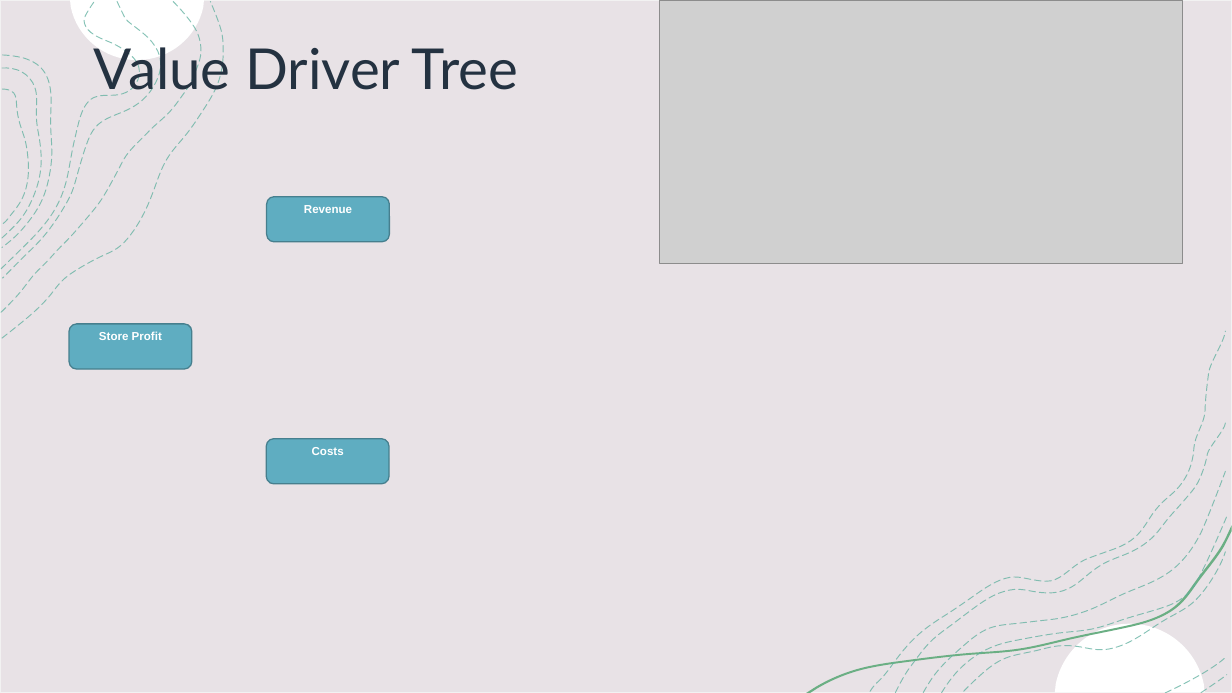
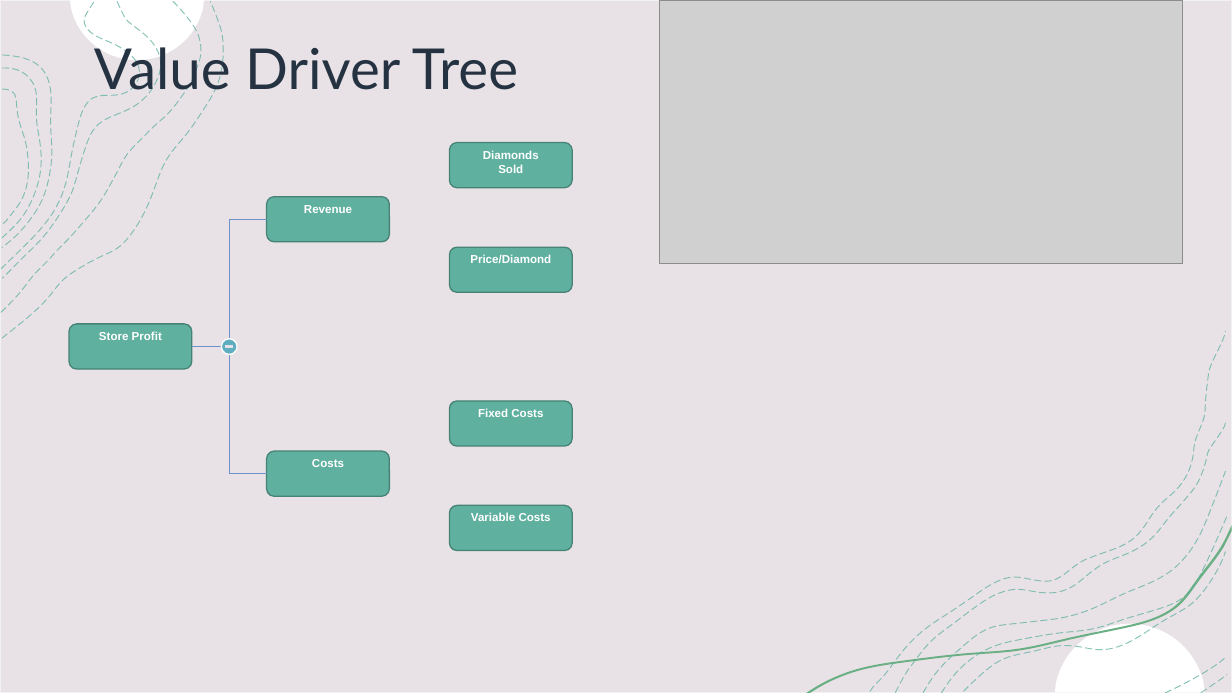
Before and after one commit to nnushart/Capstone3_DiamondPricePrediction, a slide deck: slide 14 of Documentation/DiamondPricePrediction.pptx. Drawn at 1232x693 pixels with LibreOffice and Linux fonts; fonts in the diff are those of the drawing; grey boxes stand for pictures. Boxes give left, top, right and bottom in pixels: in the first picture for what was removed or moved away, otherwise in the second. Text is boxed around its words. In the diff, an @@ line names an element or a change of style, - is before the commit and + after.

```diff
--- a/Documentation/DiamondPricePrediction.pptx
+++ b/Documentation/DiamondPricePrediction.pptx
@@ rounded rectangle added at bbox=[449, 142, 572, 188], fill #5FB09F, outline #468276 1 pt @@
@@ text added at bbox=[483, 150, 539, 173], 9 pt, text #FFFFFF, bold @@
+Diamonds Sold
@@ elbow line added from (192, 347) to (267, 219), #6E91CB 1 pt @@
@@ rounded rectangle added at bbox=[449, 248, 572, 293], fill #5FB09F, outline #468276 1 pt @@
@@ text added at bbox=[470, 254, 551, 263], 9 pt, text #FFFFFF, bold @@
+Price/Diamond
@@ elbow line added from (192, 347) to (267, 474), #6E91CB 1 pt @@
@@ ellipse added at bbox=[222, 339, 238, 355], fill #5FADC1, outline #FFFFFF 1 pt @@
@@ math minus added at bbox=[225, 342, 234, 351], fill #E8E2E6, outline #E8E2E6 1 pt @@
@@ rounded rectangle added at bbox=[449, 401, 572, 446], fill #5FB09F, outline #468276 1 pt @@
@@ text added at bbox=[478, 408, 543, 417], 9 pt, text #FFFFFF, bold @@
+Fixed Costs
@@ fill #5FADC1 to #5FB09F; outline #46808F 1 pt to #468276 1 pt in 3 elements at bbox=[69, 324, 192, 370], bbox=[267, 197, 390, 242], bbox=[267, 451, 390, 496] @@
@@ rounded rectangle: place and size @@
-rounded rectangle at bbox=[266, 439, 389, 484]
+rounded rectangle at bbox=[267, 451, 390, 496]
@@ text "Costs": place and size @@
-text "Costs" at bbox=[312, 447, 344, 455]
+text "Costs" at bbox=[312, 459, 344, 467]
@@ rounded rectangle added at bbox=[449, 506, 572, 551], fill #5FB09F, outline #468276 1 pt @@
@@ text added at bbox=[471, 512, 551, 521], 9 pt, text #FFFFFF, bold @@
+Variable Costs
```
Also in this commit, not shown: 1 other file.
